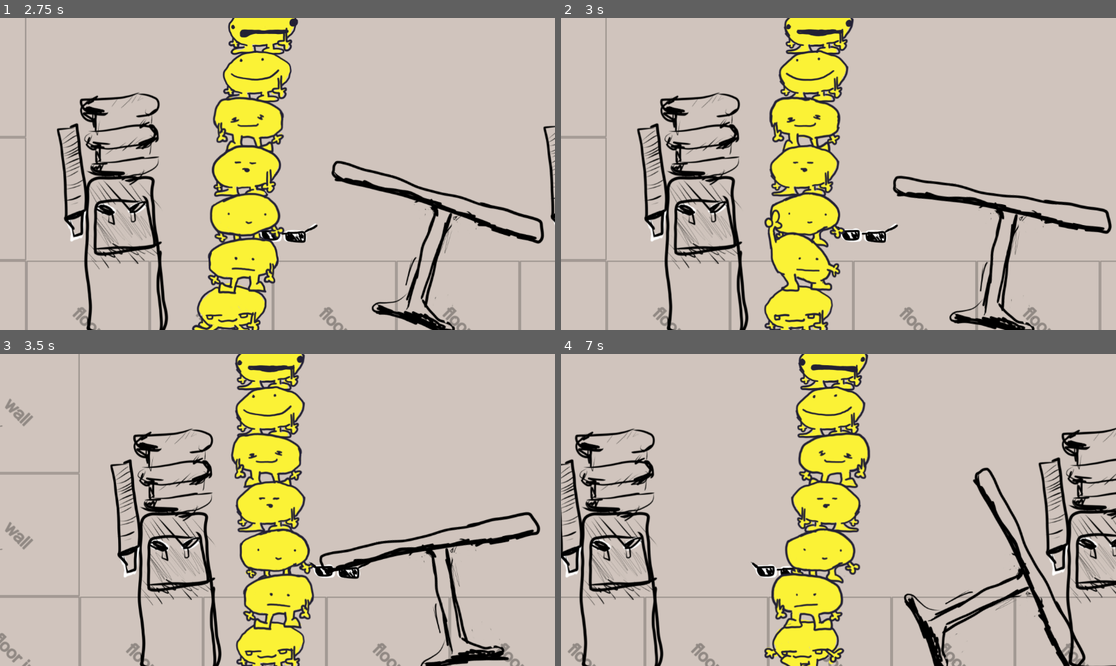
Above: before the commit, frames 1-4 (two rows, left to right).
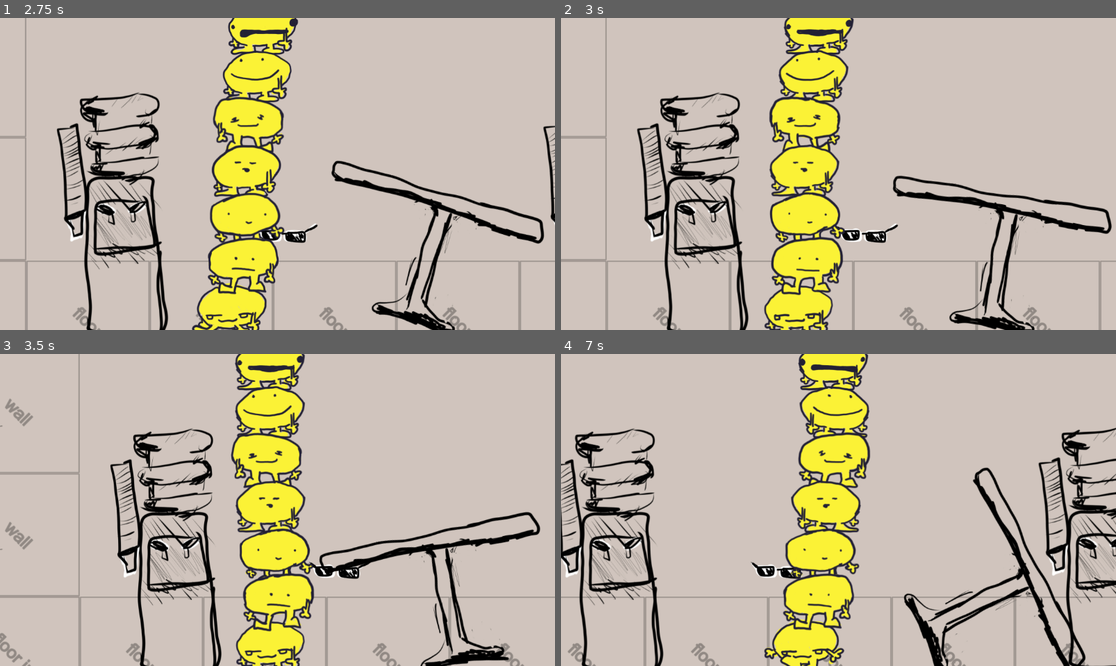
Above: after the commit, the same moments.

Repository: JCoMcL/gourt-game
Game: Godot game, scene res://level/office-level.tscn
Same seed, same stepped clock (60 frames per second), same inputs: the game is played once before the commit and once after it.
Inputs (mouse positions are in pixels of both pictures, inside the frame that each line leads up to):
- Up to frame 1 (2.75 s): move the mouse to (399, 158) at 0.52 s; hold Right (go right) 0.53-1.25 s; hold Up (enter door) 0.53-1.25 s; click (399, 158) at 0.67 s; drag from (166, 189) to (333, 233) at 1.27 s; move the mouse to (333, 105) at 2.02 s; hold Left (go left) from 2.03 s (still down); hold Mouse wheel down (move equipment down) from 2.03 s (still down)
- Up to frame 2 (3 s): release Left (go left) at 2.75 s; release Mouse wheel down (move equipment down) at 2.75 s; drag from (810, 236) to (638, 223) at 2.77 s
- Up to frame 3 (3.5 s): no input
- Up to frame 4 (7 s): move the mouse to (1005, 556) at 3.52 s; hold Right (go right) 3.53-4.25 s; hold Right mouse button (probe) 3.53-4.25 s; drag from (672, 463) to (683, 566) at 4.27 s; move the mouse to (866, 510) at 5.02 s; hold Right (go right) 5.03-5.75 s; hold Up (enter door) 5.03-5.75 s; click (866, 510) at 5.17 s; drag from (755, 432) to (666, 485) at 5.77 s; move the mouse to (960, 494) at 6.52 s; hold Left (go left) from 6.53 s (still down); hold Mouse wheel down (move equipment down) from 6.53 s (still down)

Frame 1 is identical in both runs. In frame 2, 1.3% of the frame differs, in the area x 36-51%, y 61-89%; in frame 3, 0.4%; in frame 4, 2.5%, in the area x 37-56%, y 10-89%.

Commit message:
tweak some animations

Diff:
--- a/gourts/gourt.tscn
+++ b/gourts/gourt.tscn
@@ -130,7 +130,7 @@
 }],
 "loop": false,
 "name": &"A_probative_down",
-"speed": 5.0
+"speed": 10.0
 }, {
 "frames": [{
 "duration": 1.0,
@@ -138,7 +138,7 @@
 }],
 "loop": false,
 "name": &"A_probative_left",
-"speed": 5.0
+"speed": 10.0
 }, {
 "frames": [{
 "duration": 1.0,
@@ -146,7 +146,7 @@
 }],
 "loop": false,
 "name": &"A_probative_right",
-"speed": 5.0
+"speed": 10.0
 }, {
 "frames": [{
 "duration": 1.0,
@@ -154,7 +154,7 @@
 }],
 "loop": false,
 "name": &"A_probative_up",
-"speed": 5.0
+"speed": 10.0
 }, {
 "frames": [{
 "duration": 1.0,
@@ -627,13 +627,13 @@
 
 [node name="Body" type="AnimatedSprite2D" parent="."]
 sprite_frames = SubResource("SpriteFrames_2ny44")
-animation = &"A_probative_up"
+animation = &"I_pensive"
 
 [node name="Face" type="AnimatedSprite2D" parent="Body"]
 sprite_frames = SubResource("SpriteFrames_lri5v")
-animation = &"I_amogess"
+animation = &"I_aboundless"
 autoplay = "I_penniless"
-frame_progress = 0.372213
+frame_progress = 0.676325
 
 [node name="EyesSlot" type="Node2D" parent="Body/Face"]
 position = Vector2(6, -31)
